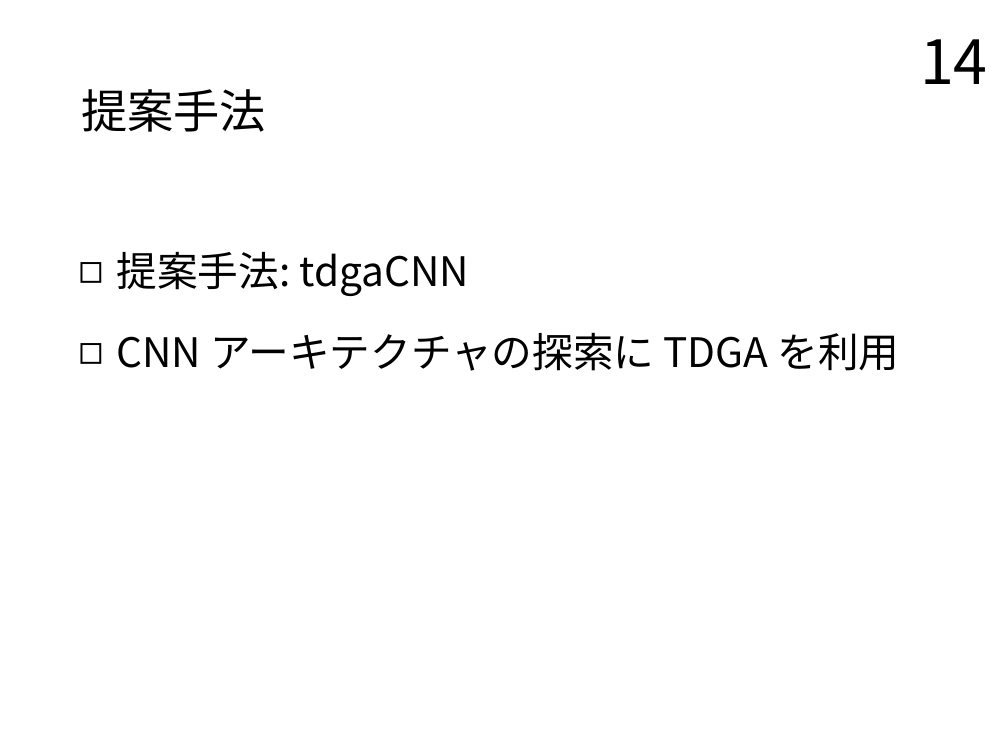
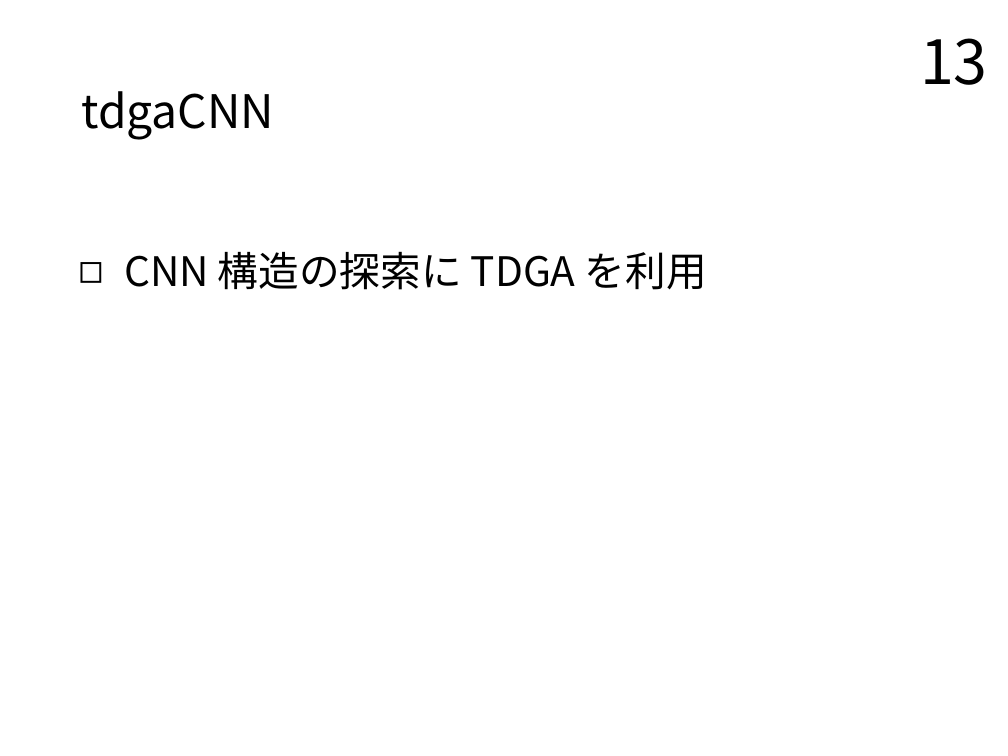
Before and after one commit to TairaTomotaka/kadai, a slide deck: slide 13 of prsn/20230124_prsn_taira.pptx (slide 14 before the commit). Drawn at 1008x756 pixels with LibreOffice and Linux fonts; fonts in the diff are those of the drawing. Boxes give left, top, right and bottom in pixels: in the first picture for what was removed or moved away, otherwise in the second. Text is boxed around its words. In the diff, an @@ line names an element or a change of style, - is before the commit and + after.

```diff
--- a/prsn/20230124_prsn_taira.pptx
+++ b/prsn/20230124_prsn_taira.pptx
@@ page number at (x1=920, y1=38, x2=988, y2=85): text changed @@
-14
+13
@@ title at (x1=81, y1=91, x2=274, y2=140): text changed @@
-提案手法
+tdgaCNN
@@ text at (x1=124, y1=251, x2=707, y2=290): text changed @@
-◻ 提案手法: tdgaCNN
-◻ CNN アーキテクチャの探索に TDGA を利用
+◻ CNN 構造の探索に TDGA を利用
```
Also in this commit, not shown: 27 other slides changed, 2 slides removed, 5 other files.
